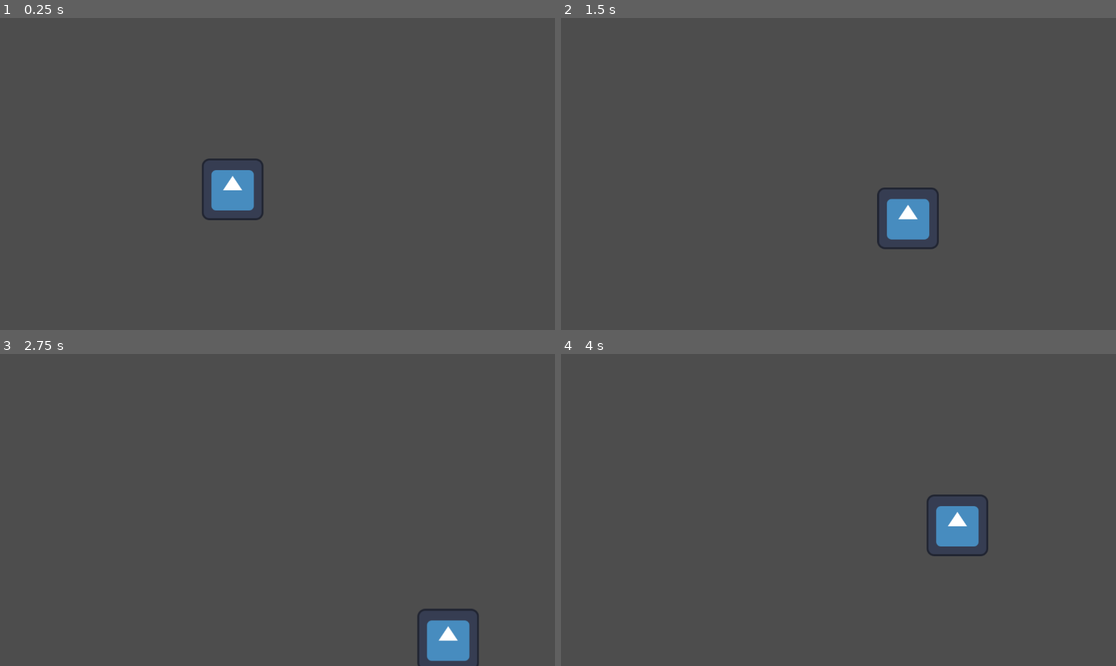
Above: before the commit, frames 1-4 (two rows, left to right).
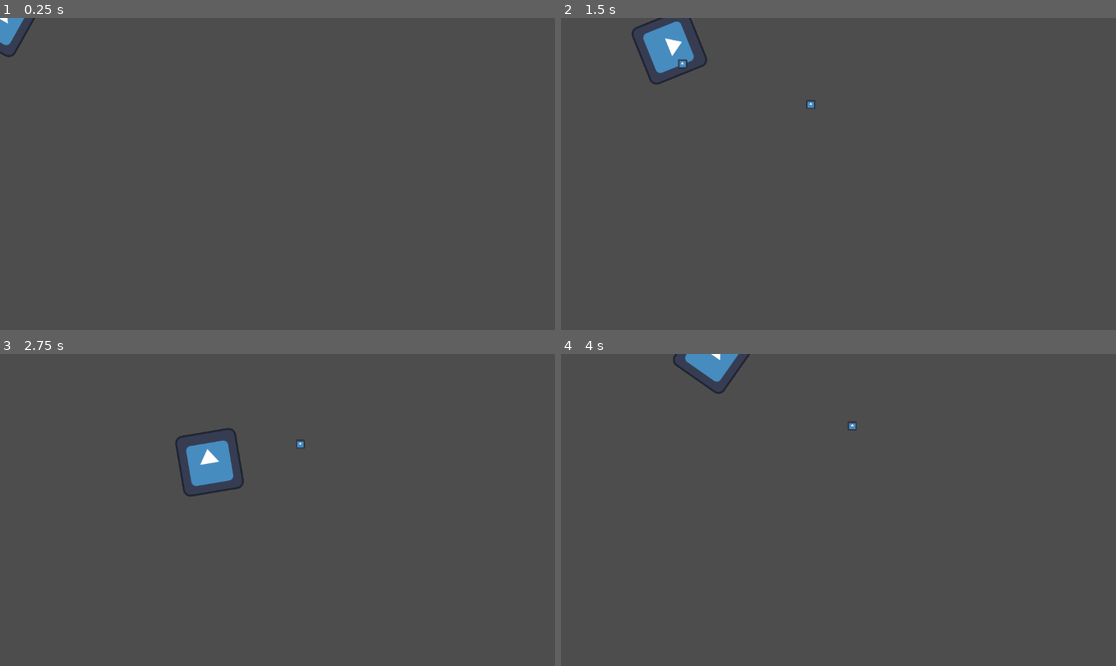
Above: after the commit, the same moments.

Repository: orznull/acerola-jam-2024
Game: Godot game, scene res://player/player.tscn
Same seed, same stepped clock (60 frames per second), same inputs: the game is played once before the commit and once after it. The project has no main scene, so this scene is started directly. The engine's default icon, where the game draws it, is replaced by a stand-in: a white triangle on a blue panel in a dark square.
Inputs (mouse positions are in pixels of both pictures, inside the frame that each line leads up to):
- Up to frame 1 (0.25 s): no input
- Up to frame 2 (1.5 s): tap Enter at 0.5 s; move the mouse to (960, 158) at 0.52 s; hold D (move_right) 0.53-1.28 s; click (960, 158) at 0.6 s; move the mouse to (727, 189) at 1.27 s; hold S (move_down) from 1.28 s (still down); click (727, 189) at 1.35 s
- Up to frame 3 (2.75 s): move the mouse to (333, 441) at 2.02 s; release S (move_down) at 2.03 s; hold D (move_right) from 2.03 s (still down); click (333, 441) at 2.1 s
- Up to frame 4 (4 s): move the mouse to (810, 572) at 2.77 s; release D (move_right) at 2.78 s; hold W (move_up) 2.78-3.53 s; click (810, 572) at 2.85 s; move the mouse to (1005, 556) at 3.52 s; hold Left (move_left) from 3.53 s (still down); click (1005, 556) at 3.6 s

The runs differ from the first frame. In frame 1, 1.6% of the frame differs, in the area x 0-48%, y 0-65%; in frame 2, 2.6%, in the area x 12-69%, y 0-75%; in frame 3, 2.5%; in frame 4, 2.0%.

Commit message:
adds aiming, shooting, weapon/projectile interfaces

Diff:
--- a/player/player.gd
+++ b/player/player.gd
@@ -1,13 +1,19 @@
 extends CharacterBody2D
 
+class_name Player
 
 const SPEED = 300.0
-const DECELERATION = 50.0
+const DECELERATION = 300.0
 
-func _physics_process(delta):
 
+func _physics_process(delta: float):
+	process_velocity(delta)
+	process_aim(delta)
+
+	move_and_slide()
+
+func process_velocity(delta: float):
 	var x_dir = Input.get_axis("move_left", "move_right")
-
 	if x_dir:
 		velocity.x = x_dir * SPEED
 	else:
@@ -19,4 +25,11 @@
 	else:
 		velocity.y = move_toward(velocity.y, 0, DECELERATION)
 
-	move_and_slide()
+
+func process_aim(delta: float):
+	var mouse_pos = get_global_mouse_position()
+	rotation = position.angle_to_point(mouse_pos)
+	if Input.is_action_just_pressed("shoot"):
+		var weapons = $Weapons.get_children()
+		if len(weapons) > 0 and weapons[0] is Weapon:
+			weapons[0].shoot(self, mouse_pos)
--- a/player/player.tscn
+++ b/player/player.tscn
@@ -1,13 +1,13 @@
-[gd_scene load_steps=4 format=3 uid="uid://ct51shkpjmm4l"]
+[gd_scene load_steps=5 format=3 uid="uid://ct51shkpjmm4l"]
 
 [ext_resource type="Texture2D" uid="uid://bk6pv5h2q7xwc" path="res://icon.svg" id="1_lxvr8"]
 [ext_resource type="Script" path="res://player/player.gd" id="1_yui62"]
+[ext_resource type="PackedScene" uid="uid://dmvavj2ktdnuy" path="res://weapon/basic/basic_weapon.tscn" id="3_6qpt2"]
 
 [sub_resource type="RectangleShape2D" id="RectangleShape2D_louhi"]
 size = Vector2(127, 128)
 
-[node name="CharacterBody2D" type="CharacterBody2D"]
-position = Vector2(482.83, 355.909)
+[node name="Player" type="CharacterBody2D"]
 script = ExtResource("1_yui62")
 
 [node name="CollisionShape2D" type="CollisionShape2D" parent="."]
@@ -16,3 +16,7 @@
 
 [node name="Sprite2D" type="Sprite2D" parent="."]
 texture = ExtResource("1_lxvr8")
+
+[node name="Weapons" type="Node2D" parent="."]
+
+[node name="basic_weapon" parent="Weapons" instance=ExtResource("3_6qpt2")]
--- /dev/null
+++ b/player/player_camera.tscn
@@ -0,0 +1,3 @@
+[gd_scene format=3 uid="uid://bmdcvtrkbx0q8"]
+
+[node name="player_camera" type="Node2D"]
--- a/project.godot
+++ b/project.godot
@@ -46,7 +46,8 @@
 }
 shoot={
 "deadzone": 0.5,
-"events": []
+"events": [Object(InputEventMouseButton,"resource_local_to_scene":false,"resource_name":"","device":-1,"window_id":0,"alt_pressed":false,"shift_pressed":false,"ctrl_pressed":false,"meta_pressed":false,"button_mask":0,"position":Vector2(0, 0),"global_position":Vector2(0, 0),"factor":1.0,"button_index":1,"pressed":false,"double_click":false,"script":null)
+]
 }
 
 [rendering]
--- /dev/null
+++ b/projectile/basic/basic_projectile.gd
@@ -0,0 +1,7 @@
+extends Projectile
+
+const SPEED = 600
+
+func init(player: Player, init_pos: Vector2, target_pos: Vector2):
+	position = init_pos
+	velocity = (target_pos - init_pos).normalized() * SPEED
--- /dev/null
+++ b/projectile/basic/basic_projectile.tscn
@@ -0,0 +1,18 @@
+[gd_scene load_steps=4 format=3 uid="uid://c3n7e5xbvqf3n"]
+
+[ext_resource type="Texture2D" uid="uid://bk6pv5h2q7xwc" path="res://icon.svg" id="1_2c8yu"]
+[ext_resource type="Script" path="res://projectile/basic/basic_projectile.gd" id="1_orbe8"]
+
+[sub_resource type="CircleShape2D" id="CircleShape2D_uluno"]
+
+[node name="basic_projectile" type="CharacterBody2D"]
+collision_layer = 2
+collision_mask = 2
+script = ExtResource("1_orbe8")
+
+[node name="Sprite2D" type="Sprite2D" parent="."]
+scale = Vector2(0.148438, 0.148438)
+texture = ExtResource("1_2c8yu")
+
+[node name="CollisionShape2D" type="CollisionShape2D" parent="."]
+shape = SubResource("CircleShape2D_uluno")
--- /dev/null
+++ b/projectile/projectile.gd
@@ -0,0 +1,9 @@
+extends CharacterBody2D
+
+class_name Projectile
+
+func init(player: Player, init_pos: Vector2, target_pos: Vector2):
+	pass
+
+func _process(delta: float):
+	move_and_slide()
--- /dev/null
+++ b/weapon/basic/basic_weapon.gd
@@ -0,0 +1,17 @@
+extends Weapon
+
+const projectile = preload("res://projectile/basic/basic_projectile.tscn")
+
+# Called when the node enters the scene tree for the first time.
+func _ready():
+	pass # Replace with function body.
+
+
+# Called every frame. 'delta' is the elapsed time since the previous frame.
+func _process(delta):
+	pass
+
+func shoot(player: Player, target_pos: Vector2):
+	var bullet: Projectile = projectile.instantiate()
+	get_tree().root.add_child(bullet)
+	bullet.init(player, player.position, target_pos)
--- /dev/null
+++ b/weapon/basic/basic_weapon.tscn
@@ -0,0 +1,6 @@
+[gd_scene load_steps=2 format=3 uid="uid://dmvavj2ktdnuy"]
+
+[ext_resource type="Script" path="res://weapon/basic/basic_weapon.gd" id="1_4g30d"]
+
+[node name="basic_weapon" type="Node2D"]
+script = ExtResource("1_4g30d")
--- /dev/null
+++ b/weapon/weapon.gd
@@ -0,0 +1,13 @@
+extends Node
+
+class_name Weapon
+
+func _ready():
+	pass # Replace with function body.
+
+
+func _process(delta):
+	pass
+
+func shoot(player: Player, target_pos: Vector2):
+	pass
